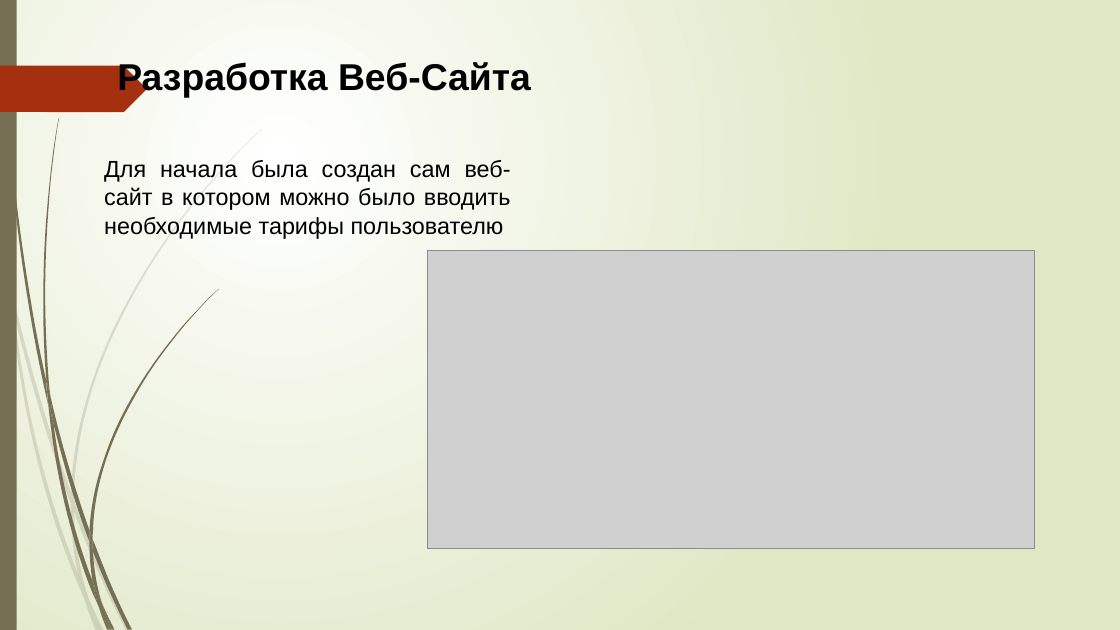
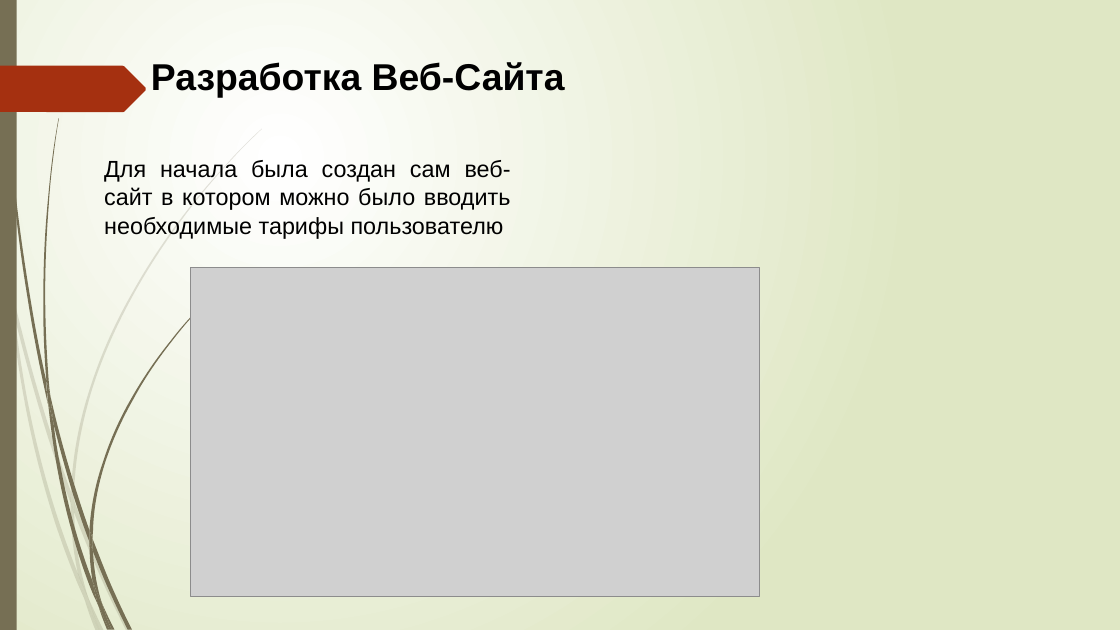
Before and after one commit to APET138/ISPP-5, a slide deck: slide 4 of Презентация.pptx. Drawn at 1120x630 pixels with LibreOffice and Linux fonts; fonts in the diff are those of the drawing; grey boxes stand for pictures. Boxes give left, top, right and bottom in pixels: in the first picture for what was removed or moved away, otherwise in the second. Text is boxed around its words. In the diff, an @@ line names an element or a change of style, - is before the commit and + after.

```diff
--- a/Презентация.pptx
+++ b/Презентация.pptx
@@ text "Разработка Веб-Сайта": place and size @@
-text "Разработка Веб-Сайта" at <box>117,62,531,97</box>
+text "Разработка Веб-Сайта" at <box>151,62,565,97</box>
@@ picture: place and size @@
-picture at <box>428,251,1035,549</box>
+picture at <box>191,267,760,597</box>
```
Also in this commit, not shown: 1 other slide changed, 2 other files.
